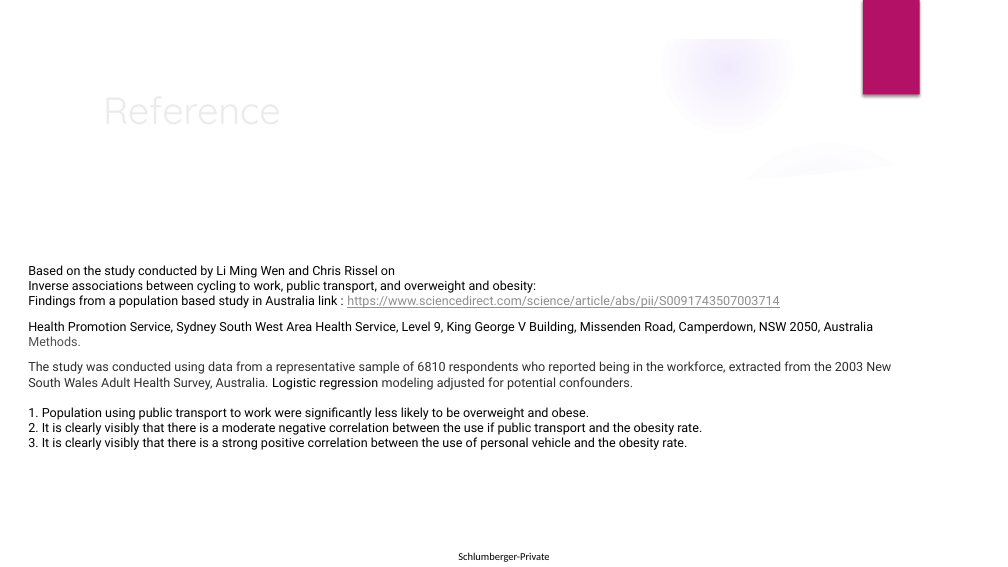
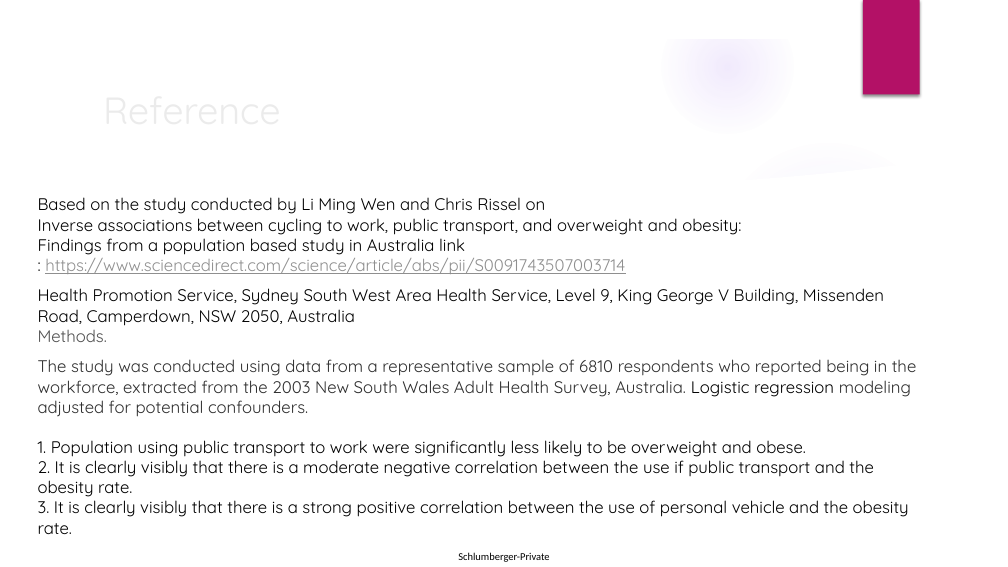
Before and after one commit to rajeshnair1984/Project_Obesity, a slide deck: slide 16 of O3_presentation_V2.pptx (slide 15 before the commit). Drawn at 1008x567 pixels with LibreOffice and Linux fonts; fonts in the diff are those of the drawing; background and template pictures are left out. Boxes give left, top, right and bottom in pixels: in the first picture for what was removed or moved away, otherwise in the second. Text is boxed around its words. In the diff, an @@ line names an element or a change of style, - is before the commit and + after.

```diff
--- a/O3_presentation_V2.pptx
+++ b/O3_presentation_V2.pptx
@@ text "Based on the study conducted ...": place and size @@
-text "Based on the study conducted ..." at <box>28,265,891,450</box>
+text "Based on the study conducted ..." at <box>38,197,917,534</box>
@@ text "Based on the study conducted ..." at <box>38,197,917,534</box>: size 12 to 16 pt, font Roboto to Quicksand @@
```
Also in this commit, not shown: 3 other slides changed, 1 slide added, 7 other files.
